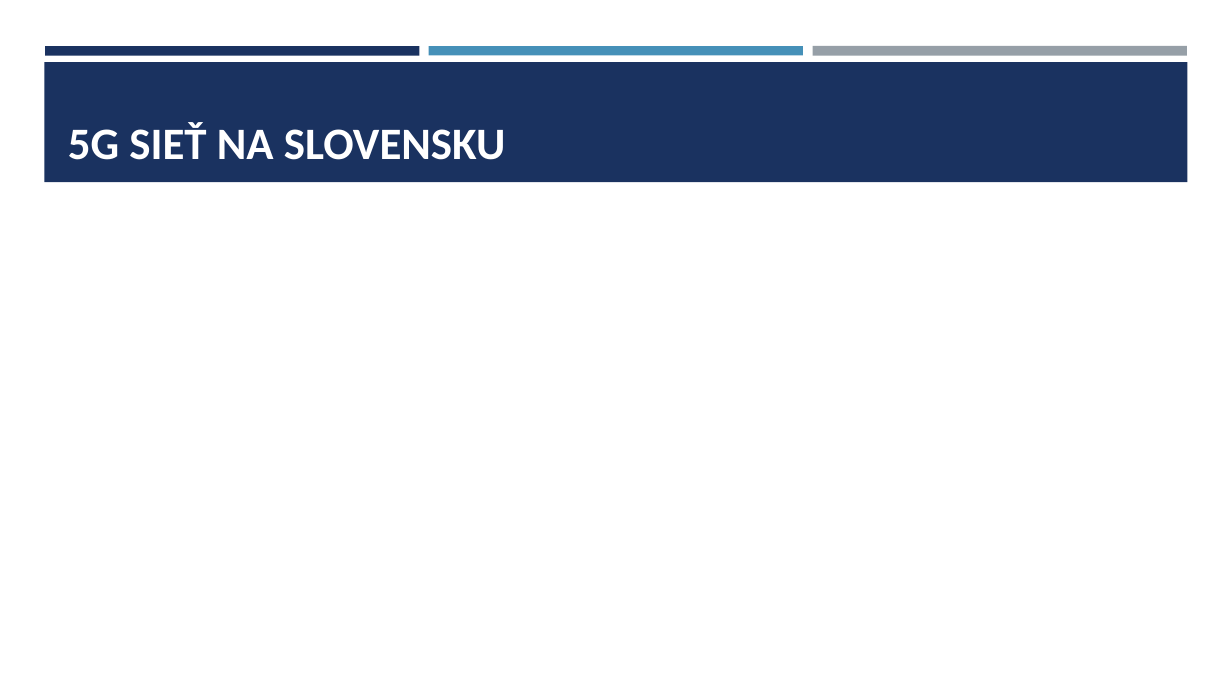
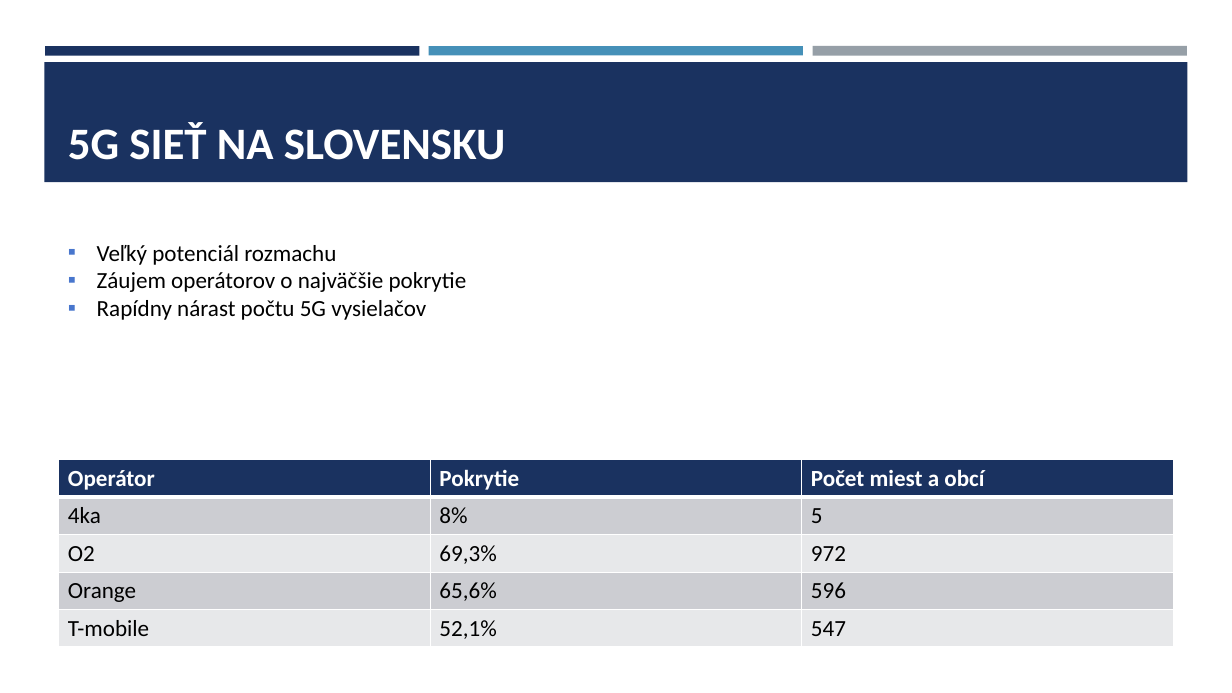
Before and after one commit to Stypec/Rocnikovy-projekt, a slide deck: slide 8 of 5g sieť.pptx (slide 9 before the commit). Drawn at 1232x693 pixels with LibreOffice and Linux fonts; fonts in the diff are those of the drawing. Boxes give left, top, right and bottom in pixels: in the first picture for what was removed or moved away, otherwise in the second. Text is boxed around its words. In the diff, an @@ line names an element or a change of style, - is before the commit and + after.

```diff
--- a/5g sieť.pptx
+++ b/5g sieť.pptx
@@ text added at [97,245,467,320], 18 pt, text #000000 @@
+▪ Veľký potenciál rozmachu
+▪ Záujem operátorov o najväčšie pokrytie
+▪ Rapídny nárast počtu 5G vysielačov
@@ table added at [59,459,1174,646], 5 rows, 3 columns @@
+Operátor | Pokrytie | Počet miest a obcí
+4ka | 8% | 5
+O2 | 69,3% | 972
+Orange | 65,6% | 596
+T-mobile | 52,1% | 547
```
Also in this commit, not shown: 1 slide added, 2 slides removed.
